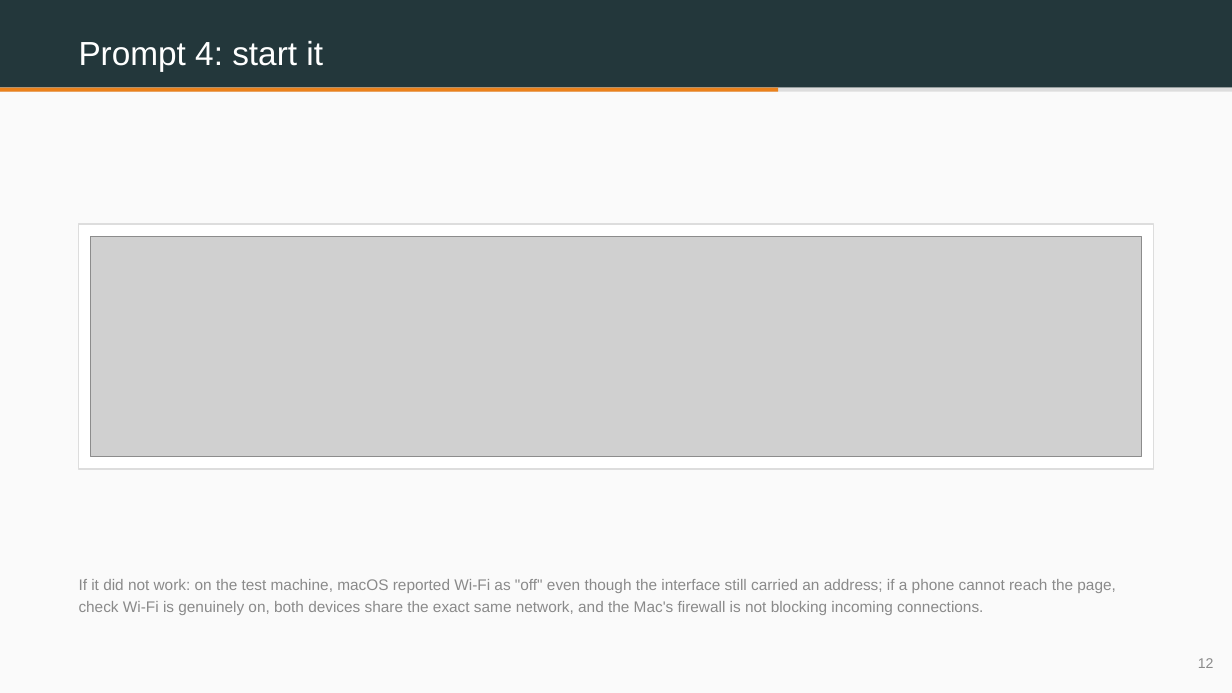
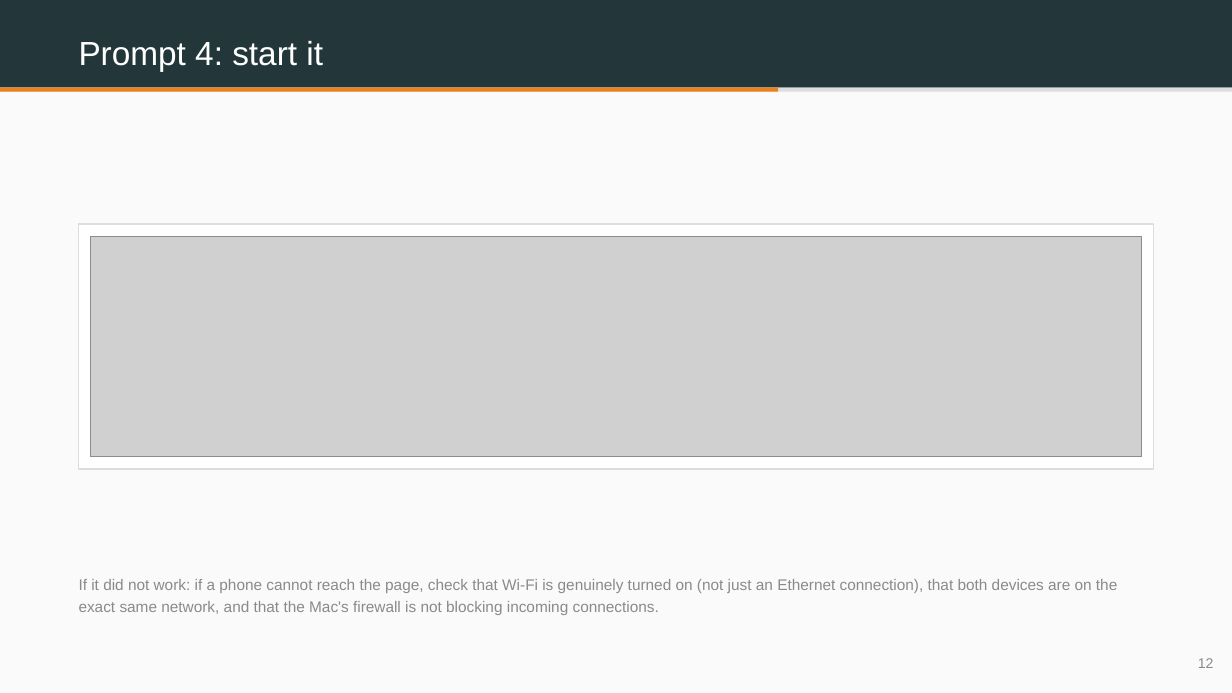
Before and after one commit to benjiesotelo-sudo/Telos_FIN1209, a slide deck: slide 12 of special-lecture/FIN1209-Special-Lecture-3-BuildIt-Student-Edition.pptx. Drawn at 1232x693 pixels with LibreOffice and Linux fonts; fonts in the diff are those of the drawing; grey boxes stand for pictures. Boxes give left, top, right and bottom in pixels: in the first picture for what was removed or moved away, otherwise in the second. Text is boxed around its words. In the diff, an @@ line names an element or a change of style, - is before the commit and + after.

```diff
--- a/special-lecture/FIN1209-Special-Lecture-3-BuildIt-Student-Edition.pptx
+++ b/special-lecture/FIN1209-Special-Lecture-3-BuildIt-Student-Edition.pptx
@@ text at <box>79,579,1117,615</box>: text changed @@
-If it did not work: on the test machine, macOS reported Wi-Fi as "off" even though the interface still carried an address; if a phone cannot reach the page, check Wi-Fi is genuinely on, both devices share the exact same network, and the Mac's firewall is not blocking incoming connections.
+If it did not work: if a phone cannot reach the page, check that Wi-Fi is genuinely turned on (not just an Ethernet connection), that both devices are on the exact same network, and that the Mac's firewall is not blocking incoming connections.
```
Also in this commit, not shown: 5 other slides changed, 8 other files.
